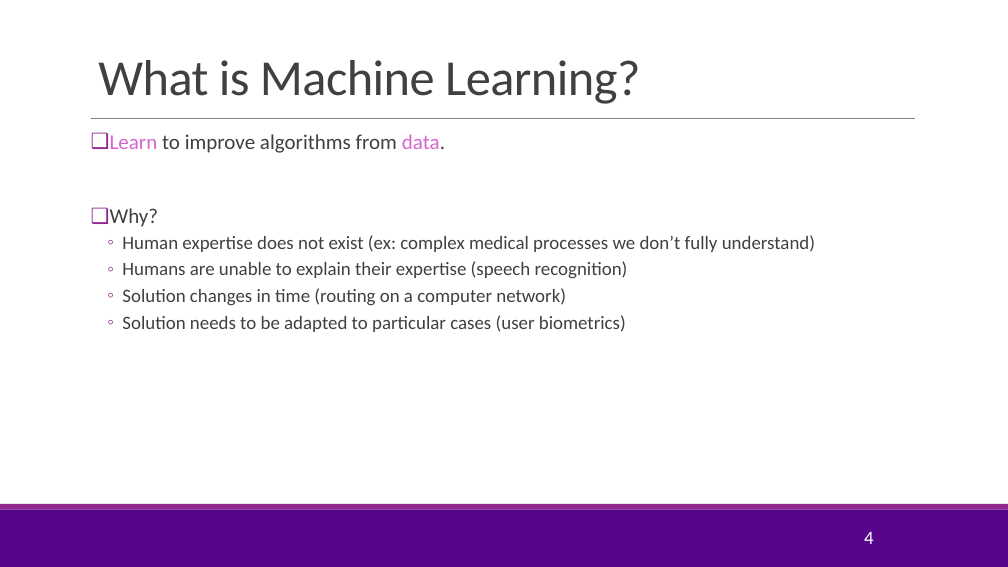
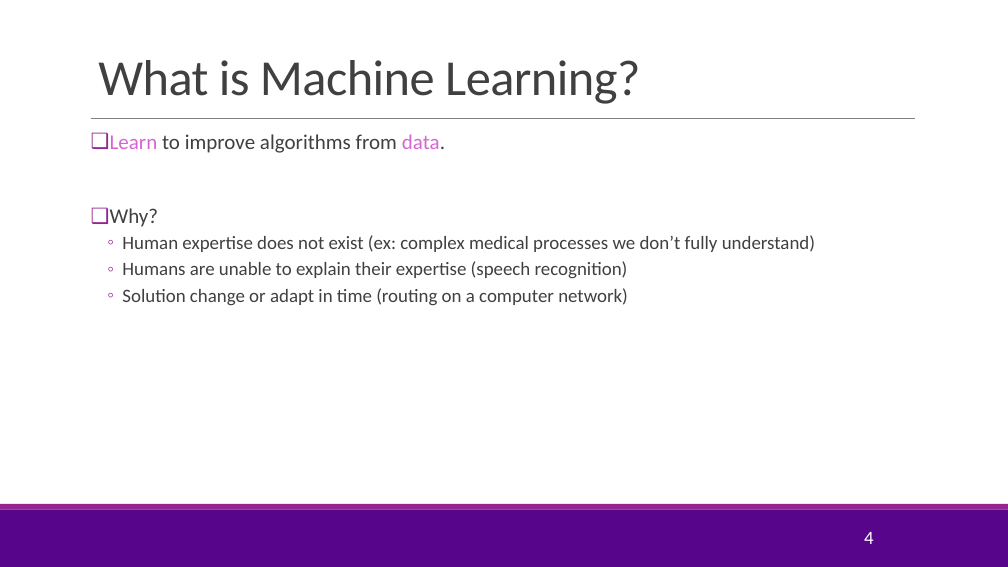
Before and after one commit to sdrangan/introml, a slide deck: slide 4 of lectures/Lect01_IntroML.pptx. Drawn at 1008x567 pixels with LibreOffice and Linux fonts; fonts in the diff are those of the drawing; background and template pictures are left out. Boxes give left, top, right and bottom in pixels: in the first picture for what was removed or moved away, otherwise in the second. Text is boxed around its words. In the diff, an @@ line names an element or a change of style, - is before the commit and + after.

```diff
--- a/lectures/Lect01_IntroML.pptx
+++ b/lectures/Lect01_IntroML.pptx
@@ text at [122, 288, 628, 305]: text changed @@
-  ◦ Solution changes in time (routing on a computer network)
-  ◦ Solution needs to be adapted to particular cases (user biometrics)
+  ◦ Solution change or adapt in time (routing on a computer network)
```
Also in this commit, not shown: 2 other slides changed, 5 other files.
